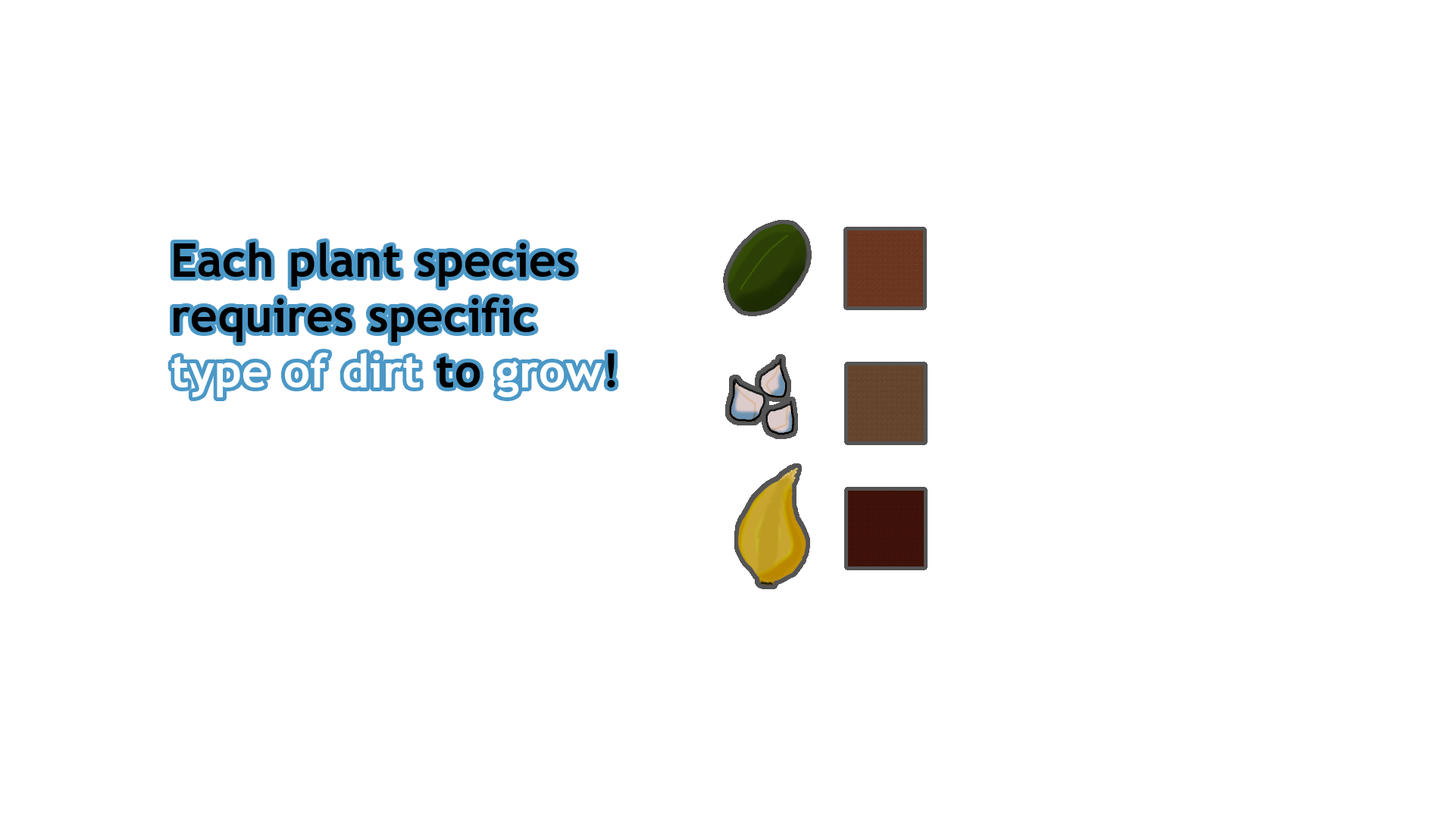
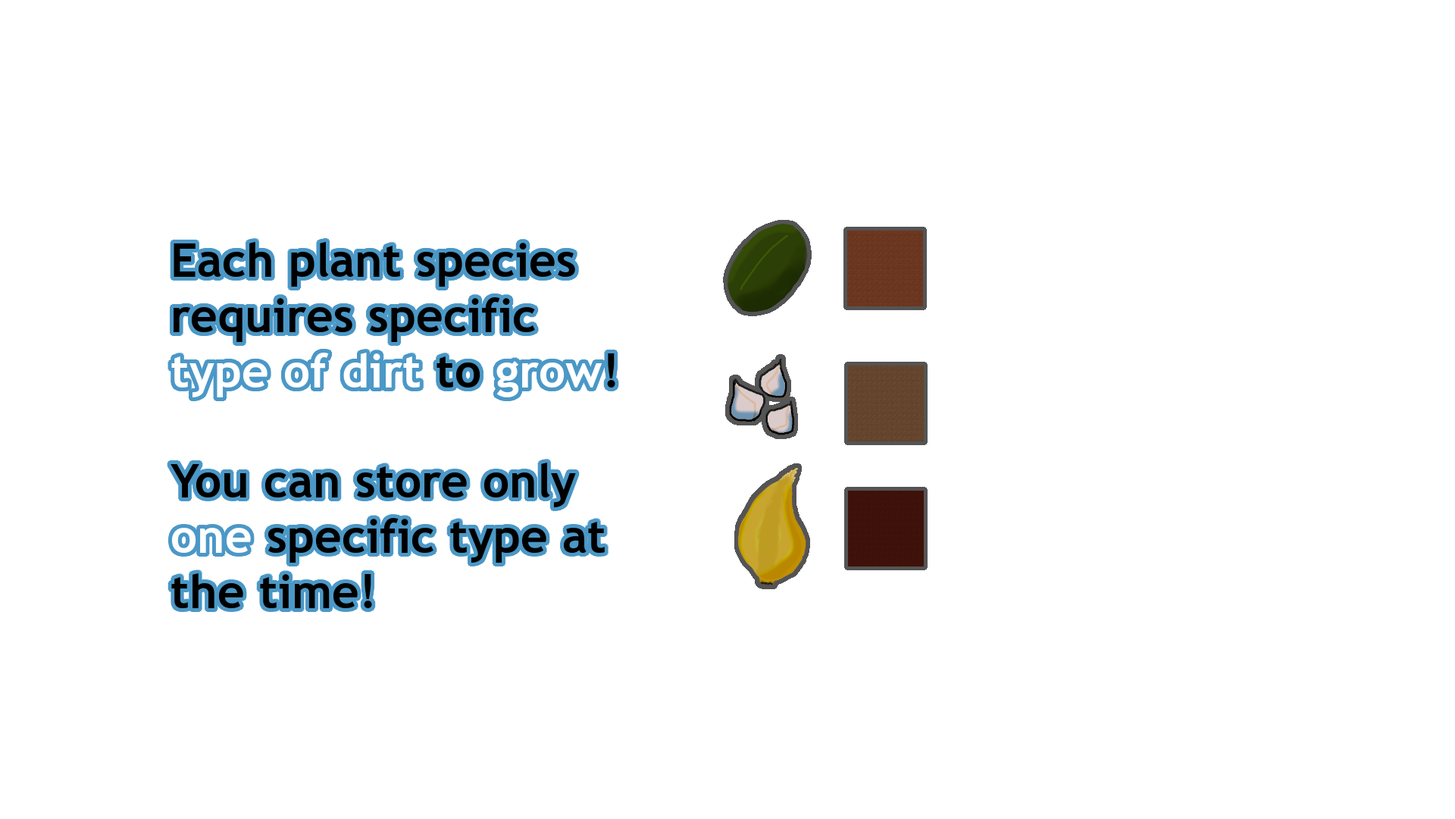
Two versions of the same layered image (w=1455, h=819). Layer-by-layer changes:
painted on "Each plant species requires sp..." over [170, 462, 605, 608]
painted on "border #2" over [166, 238, 620, 612]
